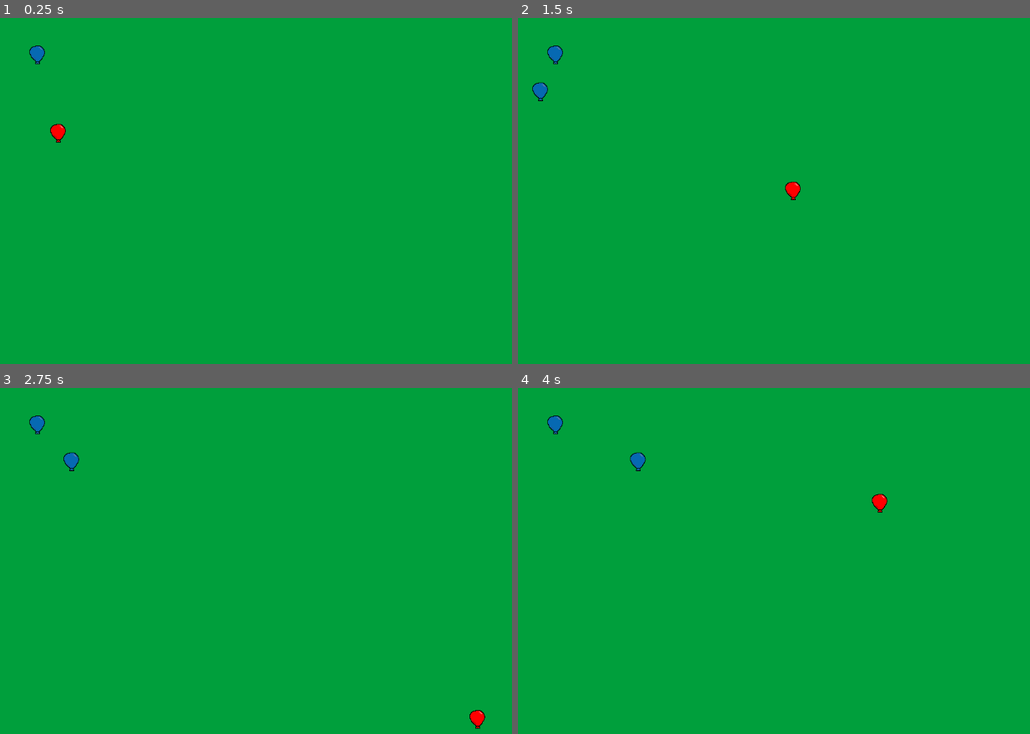
Above: before the commit, frames 1-4 (two rows, left to right).
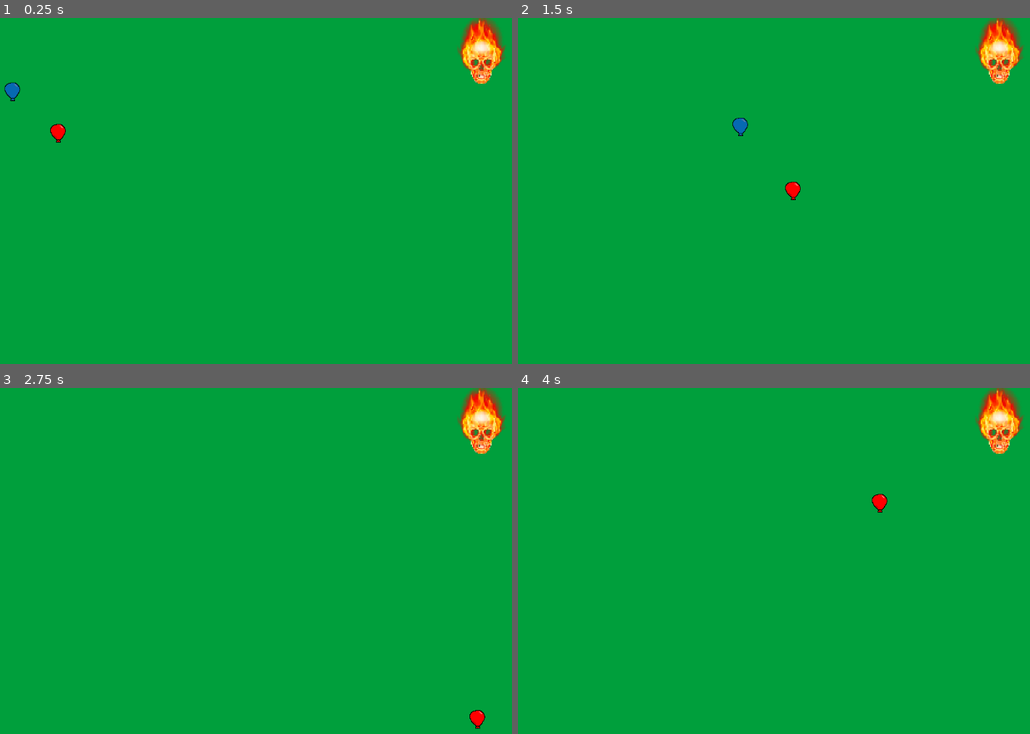
Above: after the commit, the same moments.

Repository: twright1999/godot_td
Game: Godot game, scene res://scenes/World.tscn
Same seed, same stepped clock (60 frames per second), same inputs: the game is played once before the commit and once after it.
Inputs:
- Up to frame 1 (0.25 s): no input
- Up to frame 2 (1.5 s): hold Right (ui_right) 0.53-1.28 s; hold Down (ui_down) from 1.28 s (still down)
- Up to frame 3 (2.75 s): release Down (ui_down) at 2.03 s; hold Right (ui_right) from 2.03 s (still down)
- Up to frame 4 (4 s): release Right (ui_right) at 2.78 s; hold Up (ui_up) 2.78-3.53 s; hold Left (ui_left) from 3.53 s (still down)

The runs differ from the first frame. In frame 1, 1.5% of the frame differs, in the area x 0-99%, y 0-25%; in frame 2, 1.6%, in the area x 2-99%, y 0-35%; in frame 3, 1.5%; in frame 4, 1.5%.

Commit message:
red balloon and blue balloon death working

Diff:
--- a/scenes/World.tscn
+++ b/scenes/World.tscn
@@ -27,4 +27,4 @@
 rotates = false
 
 [node name="EndPoint" parent="." instance=ExtResource("4_d1c63")]
-position = Vector2(64, 64)
+position = Vector2(832, 64)
--- a/scenes/blue_balloon.gd
+++ b/scenes/blue_balloon.gd
@@ -1,7 +1,10 @@
 extends PathFollow2D
 
-@export var speed := 0.02
+@export var speed := 0.1
 
 # Called every frame. 'delta' is the elapsed time since the previous frame.
 func _process(delta: float) -> void:
 	progress_ratio += speed * delta
+
+	if progress_ratio >= 0.2:
+		queue_free()
--- a/scenes/end_point.gd
+++ b/scenes/end_point.gd
@@ -2,5 +2,4 @@
 
 
 func _on_body_entered(body: Node2D) -> void:
-	print("entered")
-	print(body)
+	body.queue_free()
--- a/scenes/end_point.tscn
+++ b/scenes/end_point.tscn
@@ -1,15 +1,17 @@
 [gd_scene load_steps=4 format=3 uid="uid://c423u4krl3u1s"]
 
 [ext_resource type="Script" uid="uid://bkeafbpwy8bdb" path="res://scenes/end_point.gd" id="1_5pkkc"]
-[ext_resource type="Texture2D" uid="uid://cofgbon66382t" path="res://assets/sprites/blue_balloon.png" id="2_fs12u"]
+[ext_resource type="Texture2D" uid="uid://cp24cx345a73j" path="res://assets/sprites/skull.png" id="2_fs12u"]
 
 [sub_resource type="CircleShape2D" id="CircleShape2D_5pkkc"]
-radius = 64.49806
+radius = 32.0
 
 [node name="EndPoint" type="Area2D"]
 script = ExtResource("1_5pkkc")
 
 [node name="Sprite2D" type="Sprite2D" parent="."]
+position = Vector2(0, -8)
+scale = Vector2(2, 2)
 texture = ExtResource("2_fs12u")
 
 [node name="CollisionShape2D" type="CollisionShape2D" parent="."]
Binary file added: assets/sprites/skull.png
Not shown, added: assets/sprites/skull.png.import
